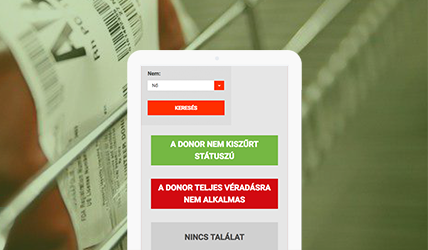
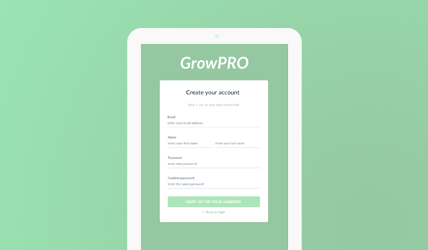
Two versions of the same layered image (428 x 250). Layer-by-layer changes:
removed layer "NKKDR - Mobile" over [141,0,288,250]
renamed "photo_2018-05-17_15-07-47" to "Layer 6", moved it above "Rectangle 1", painted on it over [0,0,428,250]
painted on "Rectangle 1" over [141,44,288,66]
painted on "Layer 5" over [124,28,305,250]
painted on "Background" over [0,0,428,250]
